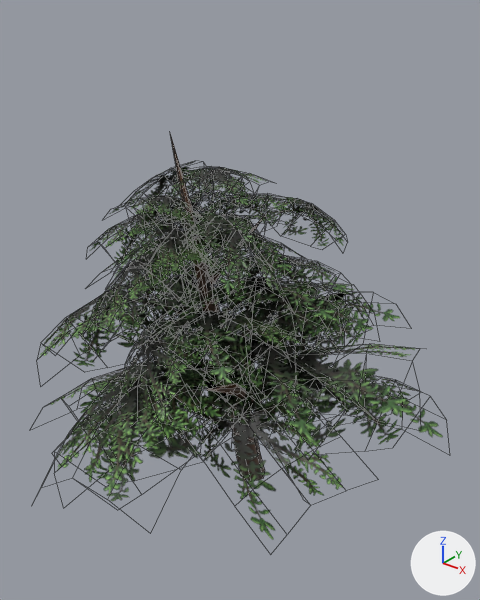
The FBX model Assets/Models/Tree_02/Tree_02_Mid.fbx, before and after one commit.
Rendered twice from a camera (50 mm lens) standing at (7.67, -10.11, 10.77) and looking at (-0.4, -0.01, 4.51). The lights are fixed; the arrows at lower right show +X, +Y and +Z. Mesh edges are drawn as thin lines. Where no turn or scale is listed for an object, it has been applied to the vertices. Vertices at the same position are counted once.
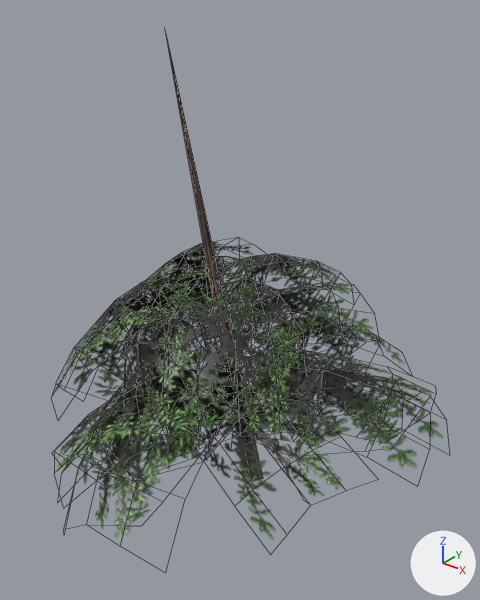
What the commit changed:
me_mesh is used by ob_polysurface64; location (0.0, 0.0, 0.0).
me_mesh had 1106 vertices, 754 faces and spanned x -5.17..3.96, y -5.13..4.75, z 0.0..7.96.
me_mesh now has 544 vertices, 364 faces and spans x -4.81..3.97, y -5.13..4.34, z -0.96..9.92.
me_mesh part 1: the loose piece of 30 vertices spanning x -2.88..1.35, y -4.97..0.2, z 1.21..3.44 is turned 21.1 degrees about the x axis through its middle, then moved by (0.0, 0.17, -0.35).
me_mesh part 2: the loose piece of 30 vertices spanning x -0.96..3.88, y -1.92..2.78, z 1.36..3.81 is turned 26.6 degrees about the y axis through its middle, then moved by (0.19, 0.0, -0.19).
me_mesh part 3: the loose piece of 30 vertices spanning x -1.27..2.26, y -0.93..4.24, z 1.94..4.09 is multiplied about its middle by the matrix ((0.992, 0.025, 0.122), (-0.072, 0.916, 0.396), (-0.102, -0.401, 0.91)), then moved by (0.12, 0.09, -0.48).
me_mesh part 4: the loose piece of 30 vertices spanning x -5.17..0.45, y -0.79..3.56, z 0.66..2.83 is multiplied about its middle by the matrix ((0.942, 0.077, -0.325), (-0.047, 0.994, 0.101), (0.331, -0.08, 0.94)), then moved by (0.0, 0.0, 0.42).
me_mesh part 5: the loose piece of 30 vertices spanning x -4.89..-0.86, y -0.85..1.77, z 1.46..4.42 is turned -15.5 degrees about the y axis through its middle.
me_mesh part 6: the loose piece of 30 vertices spanning x -4.37..-0.82, y -3.67..1.01, z 2.64..4.64 is multiplied about its middle by the matrix ((1.029, -0.042, -0.413), (0.004, 1.105, -0.102), (0.415, 0.093, 1.025)), then moved by (0.51, 0.0, -0.09).
me_mesh part 7: the loose piece of 30 vertices spanning x -2.03..2.32, y -2.74..0.31, z 2.87..4.91 is multiplied about its middle by the matrix ((0.664, 0.6, 0.577), (-0.243, 1.091, -0.436), (-0.707, 0.187, 0.691)), then moved by (-0.02, 0.28, -0.34).
me_mesh part 8: the loose piece of 30 vertices spanning x -2.68..0.88, y -3.37..0.17, z 2.25..4.15 is turned 20.4 degrees about the x axis through its middle, then moved by (0.0, 0.0, 0.24).
me_mesh part 9: the loose piece of 30 vertices spanning x -4.0..-0.92, y -1.43..1.22, z 3.7..5.64 is turned -16.4 degrees about the y axis through its middle, then moved by (0.61, 0.0, -0.27).
me_mesh part 10: 19 loose pieces with 536 vertices, spanning x -3.36..2.66, y -3.16..2.13, z 1.49..7.36, are deleted.
Part 11, on me_mesh:
27 vertices are removed from x -1.97..0.16, y -0.33..0.26, z 0.0..7.96.
30 faces are deleted.
58 vertices move from x -4.8..1.2, y -3.46..4.75, z 0.04..3.25 to x -4.11..1.2, y -3.59..4.34, z -0.96..2.37.
1 vertex is added at (-1.97, -0.33, 9.92).
4 new faces join them.

Boxes (x1, y1, x2, y2) around the edits, measured in the pictures (480 x 600 px; the box of a moved part takes in the faces that stretch with it):
'polySurface64', reshaped (25% taller): before (39, 134, 443, 540); after (53, 34, 443, 540)
part 1 of me_mesh, moved or reshaped: before (44, 356, 222, 501); after (67, 347, 220, 540)
part 2 of me_mesh, moved or reshaped: before (211, 344, 417, 439); after (217, 353, 432, 467)
part 3 of me_mesh, moved or reshaped: before (256, 291, 400, 373); after (252, 316, 405, 380)
part 4 of me_mesh, moved or reshaped: before (163, 312, 283, 363); after (169, 301, 277, 367)
part 5 of me_mesh, moved or reshaped: before (112, 281, 224, 355); after (121, 269, 239, 360)
part 6 of me_mesh, moved or reshaped: before (39, 278, 199, 367); after (53, 270, 210, 396)
part 7 of me_mesh, moved or reshaped: before (142, 311, 300, 388); after (166, 282, 300, 447)
part 8 of me_mesh, moved or reshaped: before (119, 308, 206, 420); after (124, 287, 202, 440)
part 9 of me_mesh, moved or reshaped: before (104, 234, 222, 295); after (136, 242, 253, 319)
part 10 of me_mesh, deleted: before (87, 161, 362, 441)
part 11 of me_mesh, cut back: before (48, 134, 362, 480); after (65, 34, 336, 480)
